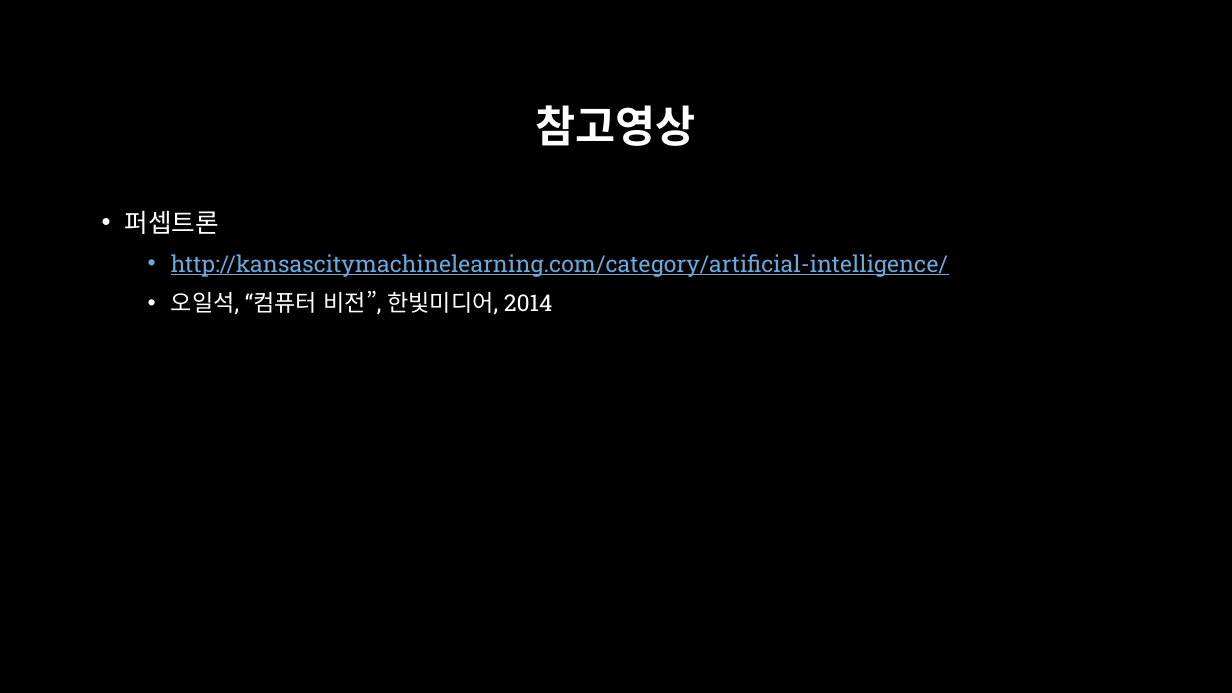
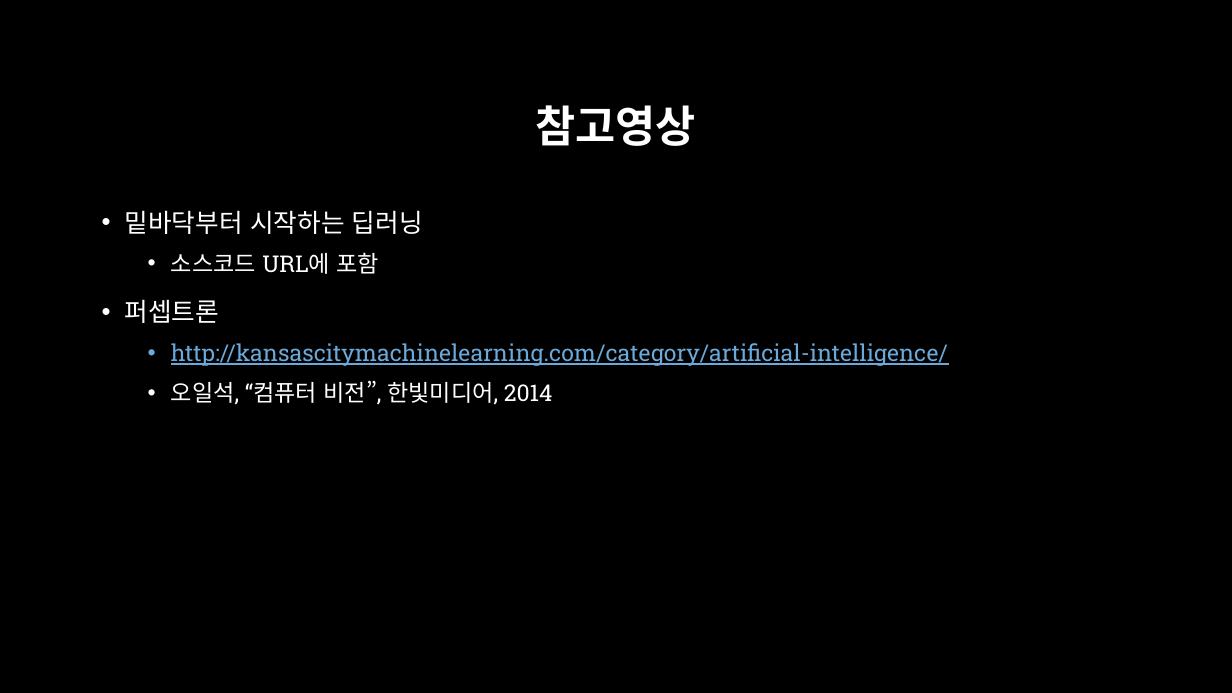
Before and after one commit to across0406/2017-GNU-Science-Camp-of-Computer-Science, a slide deck: slide 14 of ppt/4. 퍼셉트론 및 신경망.pptx (slide 10 before the commit). Drawn at 1232x693 pixels with LibreOffice and Linux fonts; fonts in the diff are those of the drawing; background and template pictures are left out. Boxes give left, top, right and bottom in pixels: in the first picture for what was removed or moved away, otherwise in the second. Text is boxed around its words. In the diff, an @@ line names an element or a change of style, - is before the commit and + after.

```diff
--- a/ppt/4. 퍼셉트론 및 신경망.pptx
+++ b/ppt/4. 퍼셉트론 및 신경망.pptx
@@ text at <box>125,210,423,274</box>: paragraphs added @@
+• 밑바닥부터 시작하는 딥러닝
+  • 소스코드 URL에 포함
```
Also in this commit, not shown: 1 other slide changed, 4 slides added, 20 other files.
